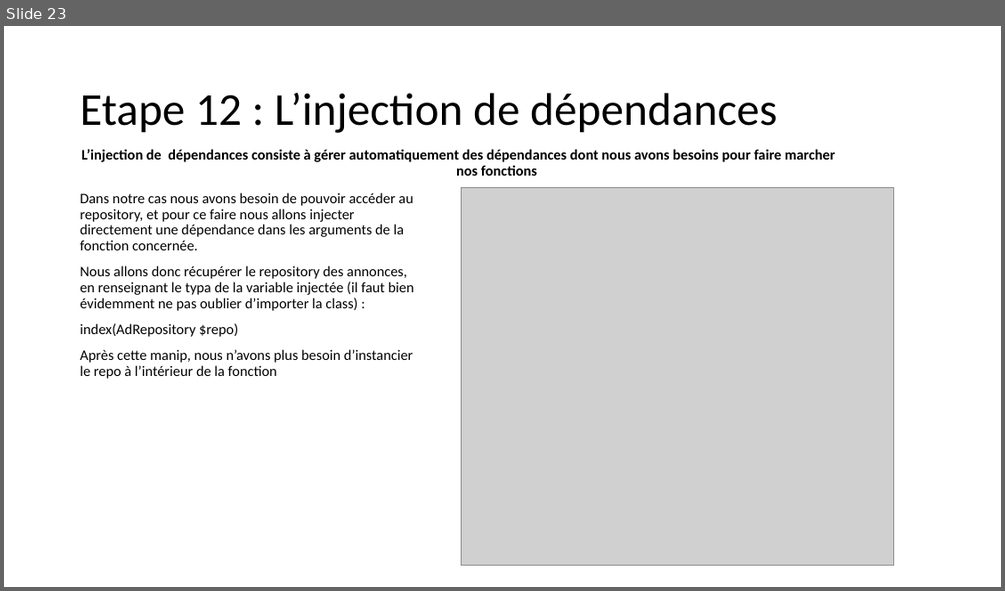
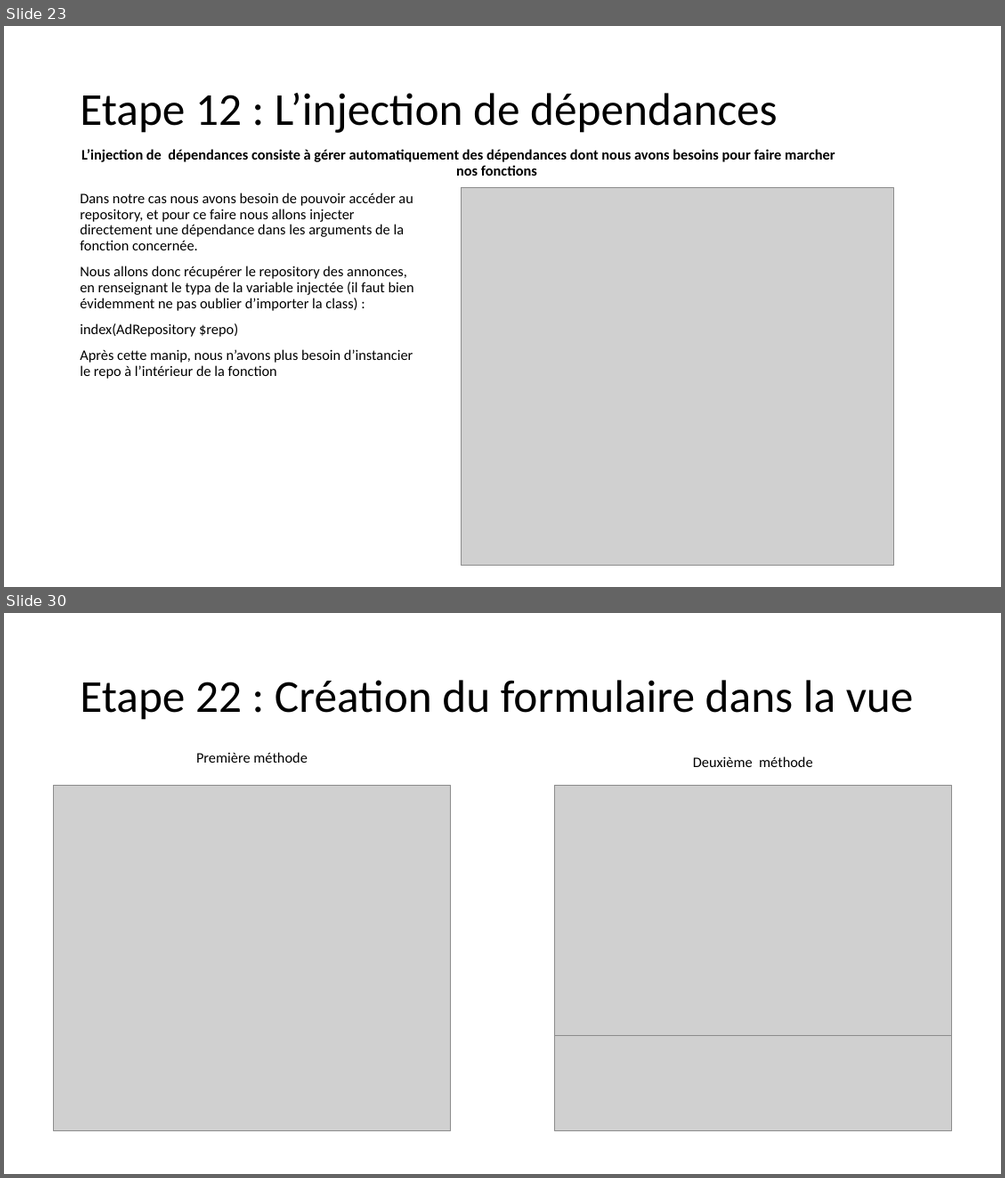
Before and after one commit to SAMTHP/TP_AFPAA, a slide deck: Apprendre symfony.pptx. Shown one above the other, each under a label of ours: slide 23 before the commit, slides 23 and 30 after it; the slides between them are not shown. The pictures are 1005x591 and 1005x1178 pixels, drawn with LibreOffice and Linux fonts; fonts in the diff are those of the drawing; grey boxes stand for pictures. Boxes give left, top, right and bottom in pixels: in the first picture for what was removed or moved away, otherwise in the second. Text is boxed around its words. In the diff, an @@ line names an element or a change of style, - is before the commit and + after.

```diff
--- a/Apprendre symfony.pptx
+++ b/Apprendre symfony.pptx
@@ slide 30 added at (4, 613, 1001, 1174), background #FFFFFF @@
@@ title added at (80, 680, 914, 720), 44 pt, text #000000 @@
+Etape 22 : Création du formulaire dans la vue
@@ text added at (196, 752, 307, 763), 14 pt, text #000000 @@
+Première méthode
@@ text added at (693, 756, 813, 767), 14 pt, text #000000 @@
+Deuxième méthode
@@ picture added at (53, 785, 451, 1130) @@
@@ picture added at (554, 785, 952, 1036) @@
@@ picture added at (554, 1036, 952, 1130) @@
```
Also in this commit, not shown: 1 slide changed, 6 other slides added, 1 other file.
